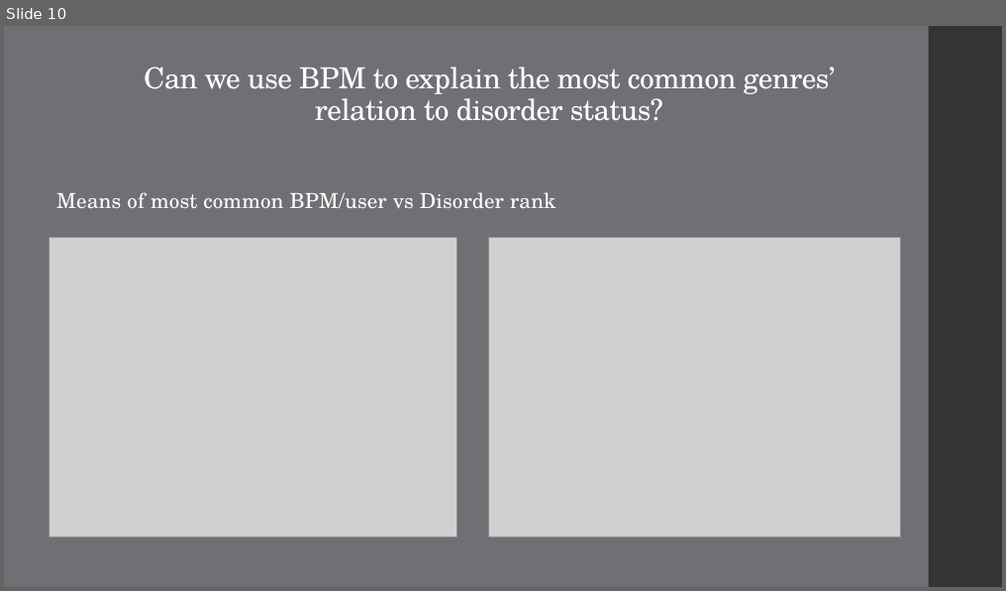
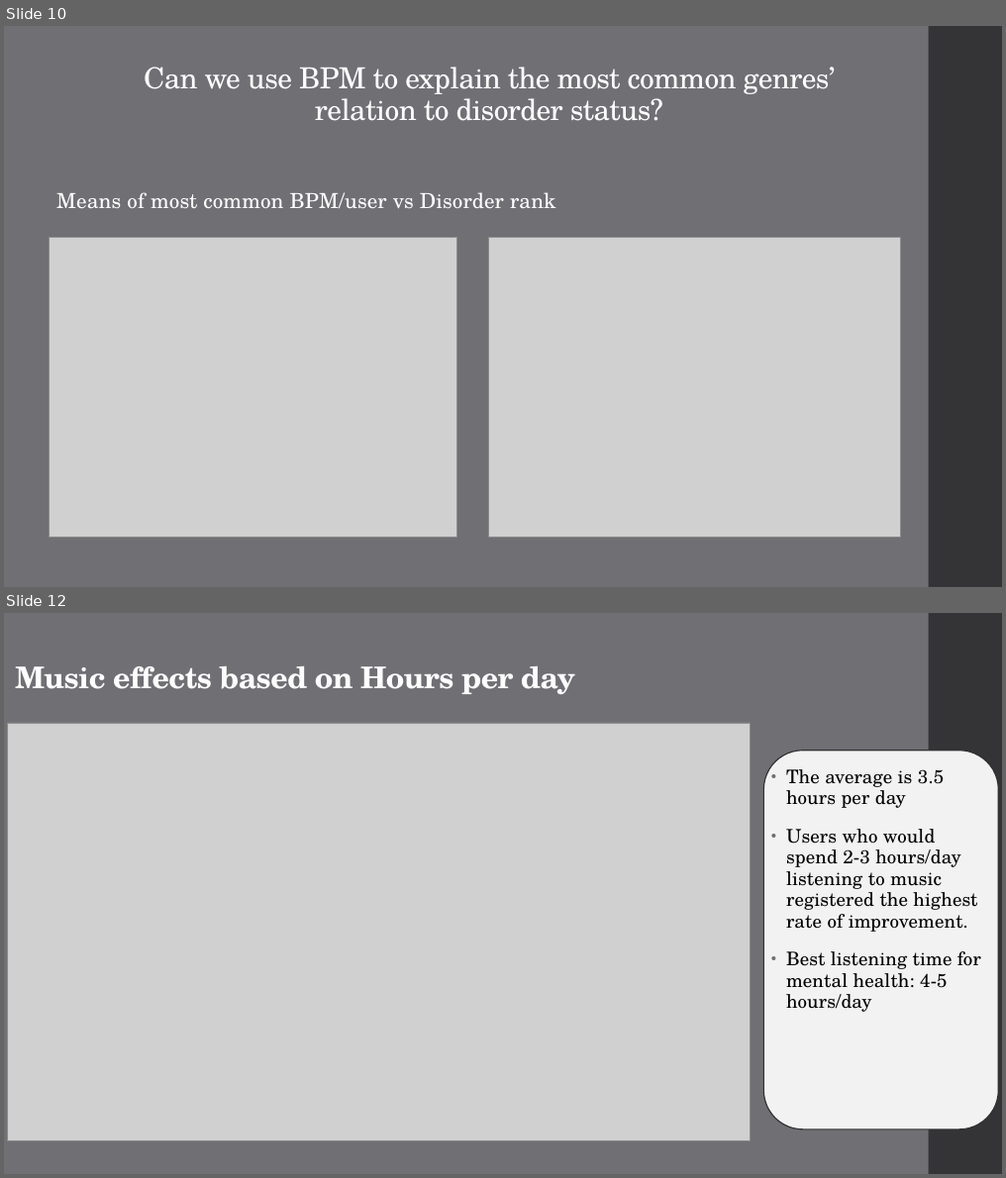
Before and after one commit to TheWizler/project1_group_10, a slide deck: Sarah's_work/Project 1 Presentation copy.pptx. Shown one above the other, each under a label of ours: slide 10 before the commit, slides 10 and 12 after it; the slides between them are not shown. The pictures are 1006x591 and 1006x1178 pixels, drawn with LibreOffice and Linux fonts; fonts in the diff are those of the drawing; grey boxes stand for pictures. Boxes give left, top, right and bottom in pixels: in the first picture for what was removed or moved away, otherwise in the second. Text is boxed around its words. In the diff, an @@ line names an element or a change of style, - is before the commit and + after.

```diff
--- a/Sarah's_work/Project 1 Presentation copy.pptx
+++ b/Sarah's_work/Project 1 Presentation copy.pptx
@@ slide 12 added at bbox=[4, 613, 1002, 1174], background #6F6F74; not listed: 1 template element that a slide beside it also shows @@
@@ title added at bbox=[15, 666, 575, 694], 28.8 pt, text #FFFFFF, bold @@
+Music effects based on Hours per day
@@ picture added at bbox=[8, 723, 749, 1142] @@
@@ rounded rectangle added at bbox=[764, 751, 998, 1131], fill #F2F2F2, outline #313133 1.1 pt @@
@@ text added at bbox=[786, 769, 981, 1012], 18 pt, text #000000 @@
+• The average is 3.5 hours per day
+• Users who would spend 2-3 hours/day listening to music registered the highest rate of improvement.
+• Best listening time for mental health: 4-5 hours/day
```
Also in this commit, not shown: 1 other slide added, 1 slide removed.
